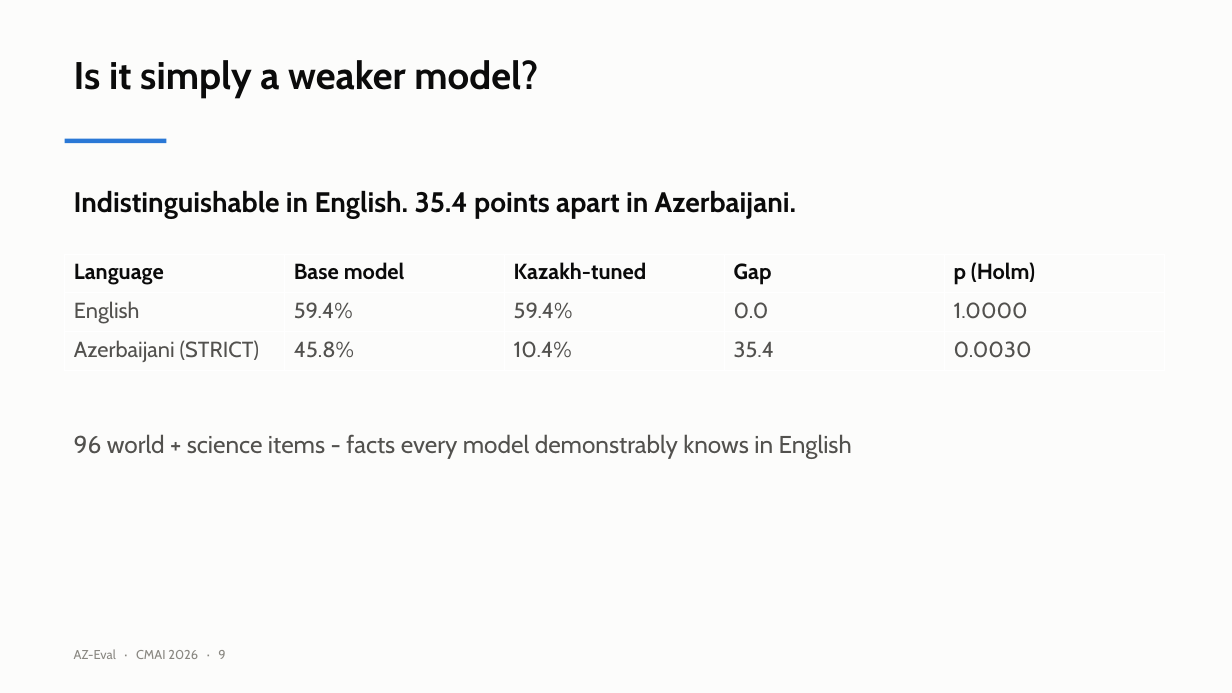
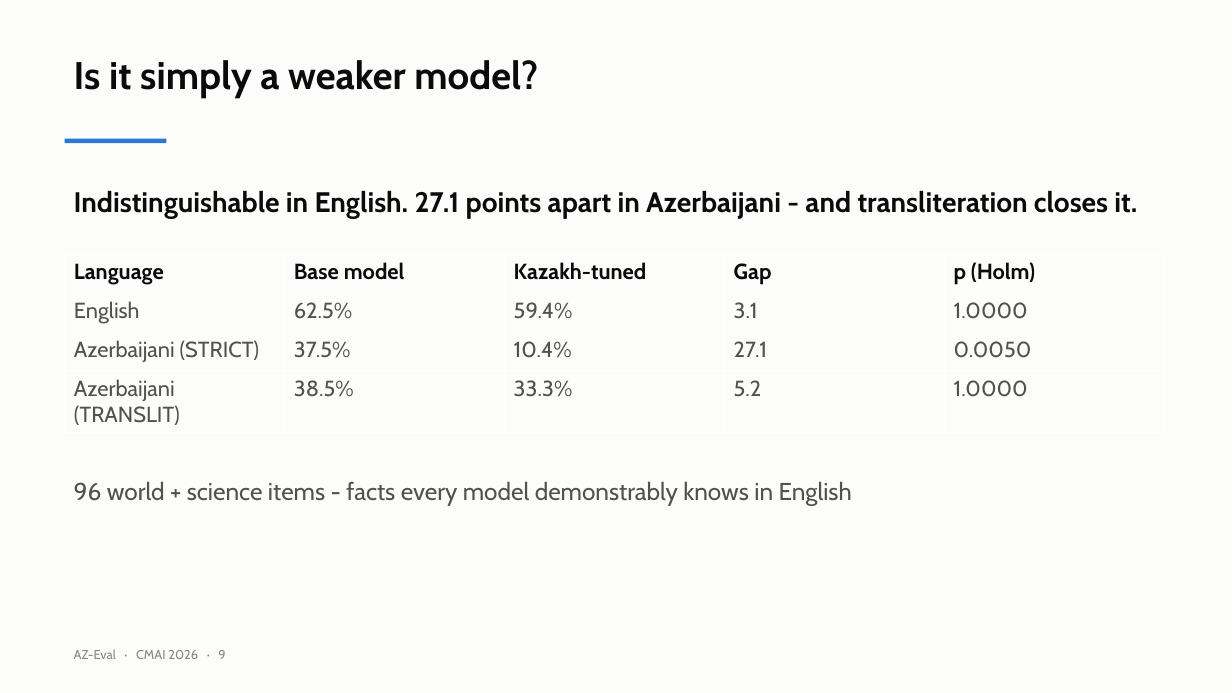
Before and after one commit to nihatgaribli/AZ-Eval, a slide deck: slide 9 of talk/CMAI_2026_Garibli.pptx. Drawn at 1232x693 pixels with LibreOffice and Linux fonts; fonts in the diff are those of the drawing. Boxes give left, top, right and bottom in pixels: in the first picture for what was removed or moved away, otherwise in the second. Text is boxed around its words. In the diff, an @@ line names an element or a change of style, - is before the commit and + after.

Commit message:
Evaluate the declared base and make it the primary comparison (#9)
Qolda-AVL-5B names Qwen/Qwen3-VL-4B-Thinking as its base. Until now the
comparison used Qwen3-VL-4B-Instruct, a sibling, because the base had not
been run. It has now been run on both languages, 356 items each.

The finding survives and gets cleaner:

  STRICT    12.6% vs 3.1%   9.6 pt   Holm p = 0.0040
  TRANSLIT  13.5% vs 12.1%  1.4 pt   Holm p = 1.0000

Against the declared base the post-transliteration residual disappears.
With the Instruct sibling 5.9 points survived Holm correction; against
the base, 1.4 points do not. On this benchmark the loss is orthographic
rather than epistemic, with nothing left over to explain.

The control stratum agrees: indistinguishable in English (62.5% vs
59.4%, p = 0.5892), 27.1 points apart in Azerbaijani (Holm p = 0.0050),
and transliteration closes 81% of that.

Two further points worth recording. The declared base emits zero Cyrillic
answers out of 356, against one for the Instruct sibling and 326 for the
Kazakh-tuned model. And Instruct and Thinking are themselves statistically
indistinguishable on the control stratum in both languages, so the earlier
choice of sibling did not distort anything -- it merely understated the
deficit, since Instruct scores higher in Azerbaijani.

Holm-corrected p-values across the whole report shift from 0.0016 to
0.0020: the test family grew by one model.

Figures, slides and the LinkedIn drafts are regenerated from the same
numbers. The limitations section no longer lists the unevaluated base;
what remains is that a single Kazakh-adapted model carries the causal
claim, and it names the two runs that would address that.

```diff
--- a/talk/CMAI_2026_Garibli.pptx
+++ b/talk/CMAI_2026_Garibli.pptx
@@ text at (74, 190, 1137, 219): text changed @@
-Indistinguishable in English. 35.4 points apart in Azerbaijani.
+Indistinguishable in English. 27.1 points apart in Azerbaijani - and transliteration closes it.
@@ table at (65, 254, 1165, 429) @@
-row 2: English | 59.4% | 59.4% | 0.0 | 1.0000
-row 3: Azerbaijani (STRICT) | 45.8% | 10.4% | 35.4 | 0.0030
+row 2: English | 62.5% | 59.4% | 3.1 | 1.0000
+row 3: Azerbaijani (STRICT) | 37.5% | 10.4% | 27.1 | 0.0050
+row 4: Azerbaijani (TRANSLIT) | 38.5% | 33.3% | 5.2 | 1.0000
@@ text "96 world + science items ...": place and size @@
-text "96 world + science items ..." at (74, 434, 852, 459)
+text "96 world + science items ..." at (74, 481, 852, 506)
```
Also in this commit, not shown: 2 other slides changed, 19 other files.
